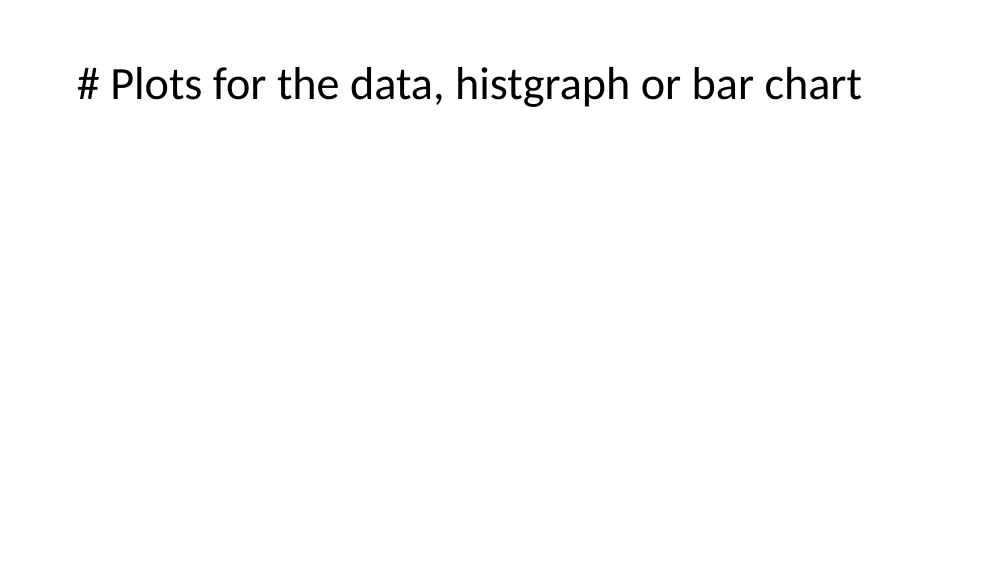
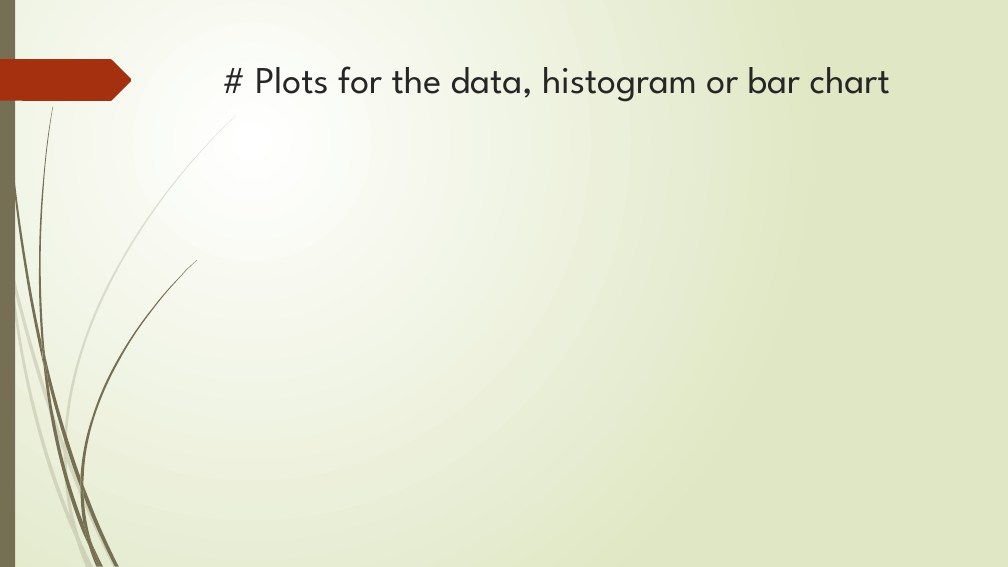
Before and after one commit to maxliu/health_care, a slide deck: slide 12 of Medicare fraud detection by using open source data.pptx (slide 13 before the commit). Drawn at 1008x567 pixels with LibreOffice and Linux fonts; fonts in the diff are those of the drawing. Boxes give left, top, right and bottom in pixels: in the first picture for what was removed or moved away, otherwise in the second. Text is boxed around its words. In the diff, an @@ line names an element or a change of style, - is before the commit and + after.

```diff
--- a/Medicare fraud detection by using open source data.pptx
+++ b/Medicare fraud detection by using open source data.pptx
@@ background #FFFFFF to gradient #FFFFFF to #DFE8C4 @@
@@ rectangle added at (0,0,15,567), fill #766F54 @@
@@ freeform shape added at (0,59,132,101), fill #A53010 @@
@@ title "# Plots for the data, ..." at (255,66,890,102): vertical alignment middle to top @@
@@ title at (255,66,890,102): text changed; size 44 to 36 pt; font Calibri to League Spartan; text colour #000000 to #262626 @@
-# Plots for the data, histgraph or bar chart
+# Plots for the data, histogram or bar chart
@@ group added at (0,116,236,567): 10 freeform shapes @@
@@ group added at (2,0,197,567): 12 freeform shapes @@
```
Also in this commit, not shown: 12 other slides changed, 4 slides added, 4 slides removed.
